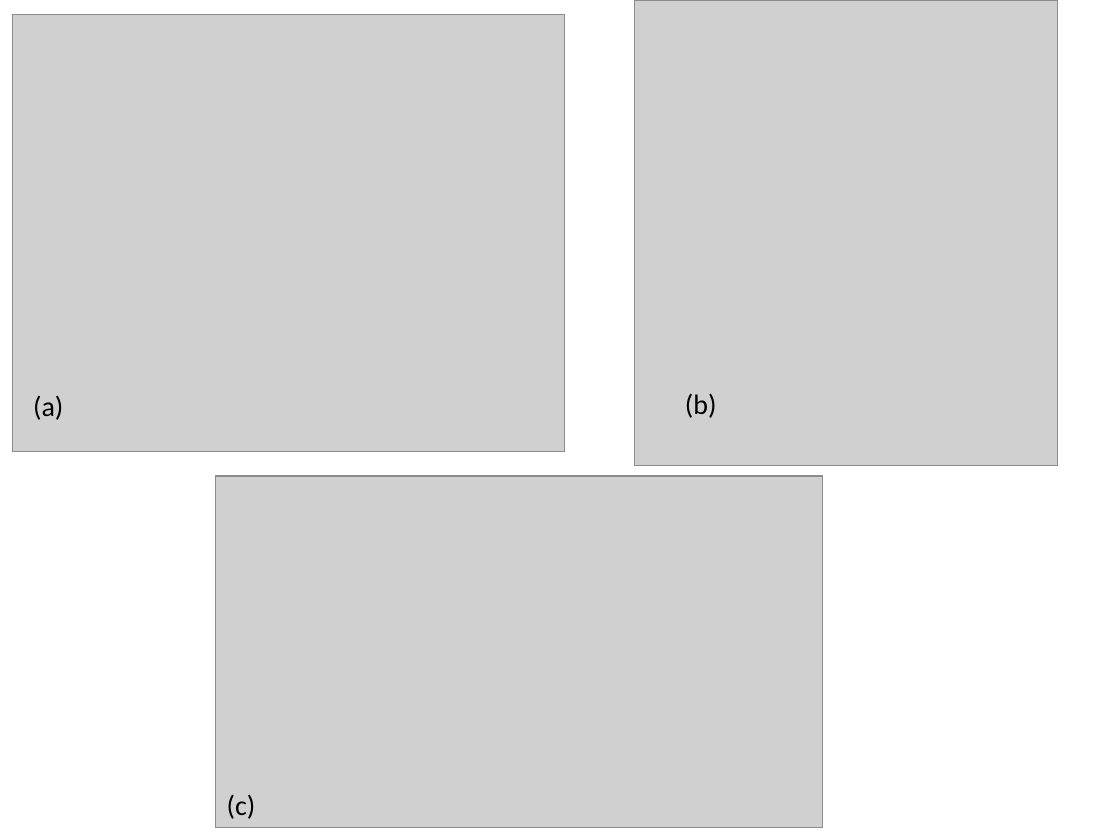
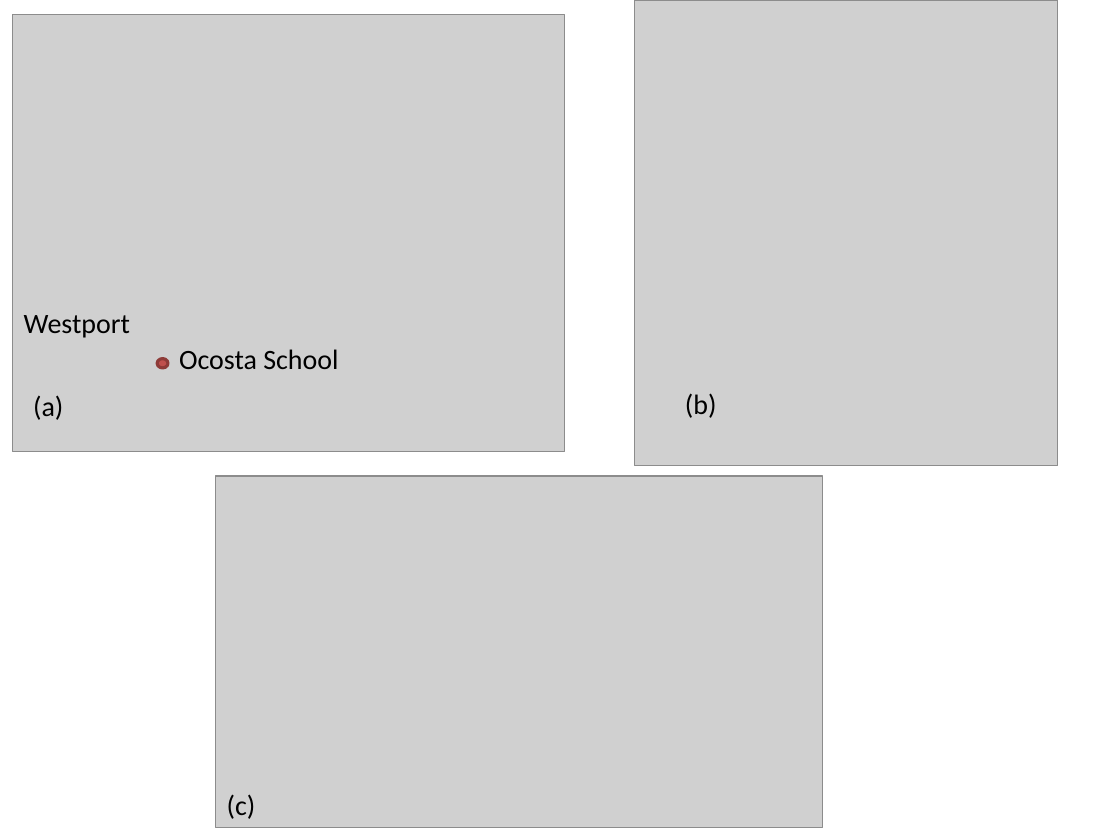
Before and after one commit to clawpack/doc, a slide deck: slide 1 of papers/clawpack-5x/figures/GraysHarbor.pptx. Drawn at 1120x840 pixels with LibreOffice and Linux fonts; fonts in the diff are those of the drawing; grey boxes stand for pictures. Boxes give left, top, right and bottom in pixels: in the first picture for what was removed or moved away, otherwise in the second. Text is boxed around its words. In the diff, an @@ line names an element or a change of style, - is before the commit and + after.

```diff
--- a/papers/clawpack-5x/figures/GraysHarbor.pptx
+++ b/papers/clawpack-5x/figures/GraysHarbor.pptx
@@ text added at bbox=[24, 315, 130, 338], 18 pt, text #000000 @@
+Westport
@@ ellipse added at bbox=[157, 358, 168, 367], fill #C0504D, outline #8E3B39 2 pt @@
@@ text added at bbox=[179, 349, 338, 369], 18 pt, text #000000 @@
+Ocosta School
```
Also in this commit, not shown: 1 other file.
